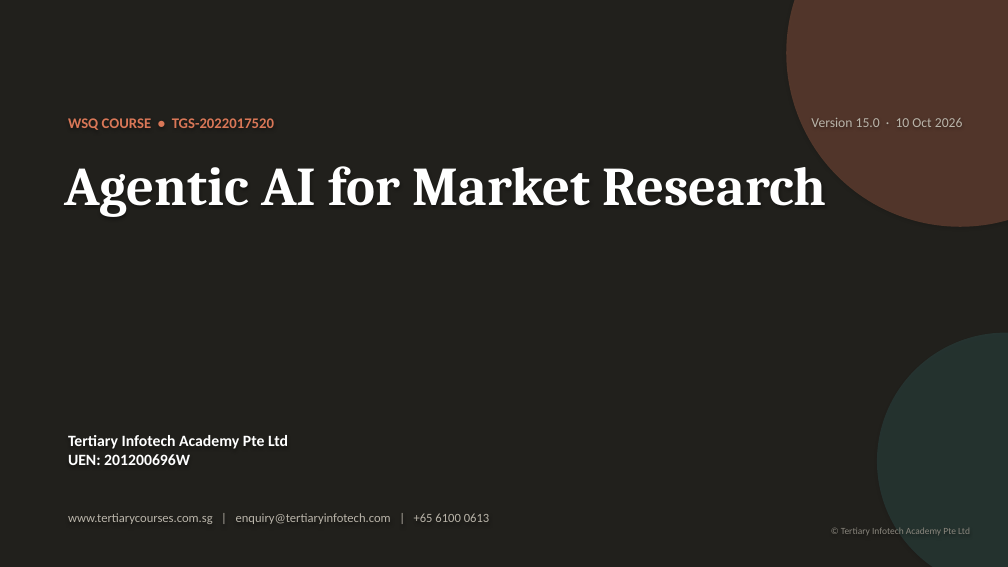
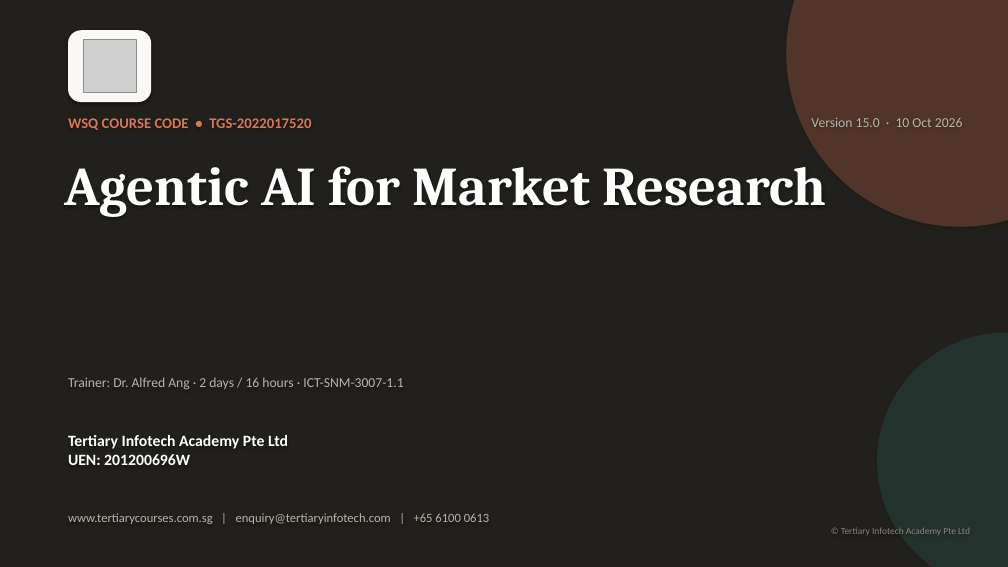
Before and after one commit to tertiarycourses/TGS-2022017520-Agentic-AI-for-Market-Research, a slide deck: slide 1 of courseware/WSQ - Master Trainer Slides - Agentic AI for Market Research - v15.0.pptx. Drawn at 1008x567 pixels with LibreOffice and Linux fonts; fonts in the diff are those of the drawing; grey boxes stand for pictures. Boxes give left, top, right and bottom in pixels: in the first picture for what was removed or moved away, otherwise in the second. Text is boxed around its words. In the diff, an @@ line names an element or a change of style, - is before the commit and + after.

```diff
--- a/courseware/WSQ - Master Trainer Slides - Agentic AI for Market Research - v15.0.pptx
+++ b/courseware/WSQ - Master Trainer Slides - Agentic AI for Market Research - v15.0.pptx
@@ rounded rectangle added at (x1=68, y1=30, x2=151, y2=102), fill #FAF9F5 @@
@@ picture added at (x1=83, y1=40, x2=136, y2=93) @@
@@ text at (x1=68, y1=118, x2=311, y2=130): text changed @@
-WSQ COURSE • TGS-2022017520
+WSQ COURSE CODE • TGS-2022017520
@@ text added at (x1=68, y1=377, x2=403, y2=390), 13 pt, text #B9B4A9 @@
+Trainer: Dr. Alfred Ang · 2 days / 16 hours · ICT-SNM-3007-1.1
```
Also in this commit, not shown: 1 other file.
